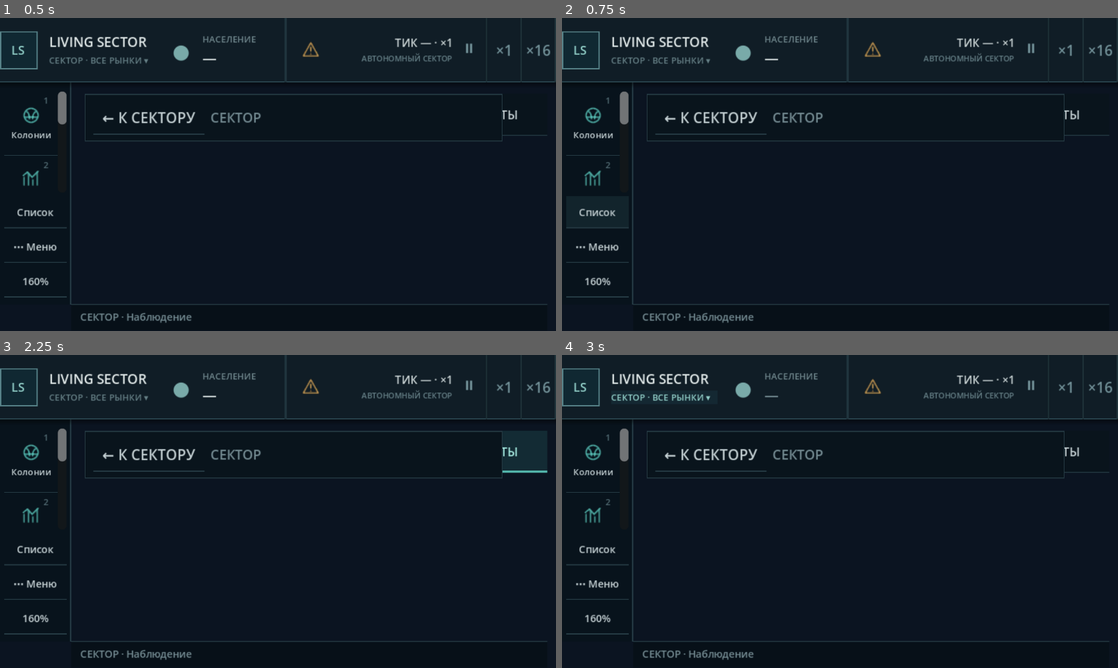
Above: before the commit, frames 1-4 (two rows, left to right).
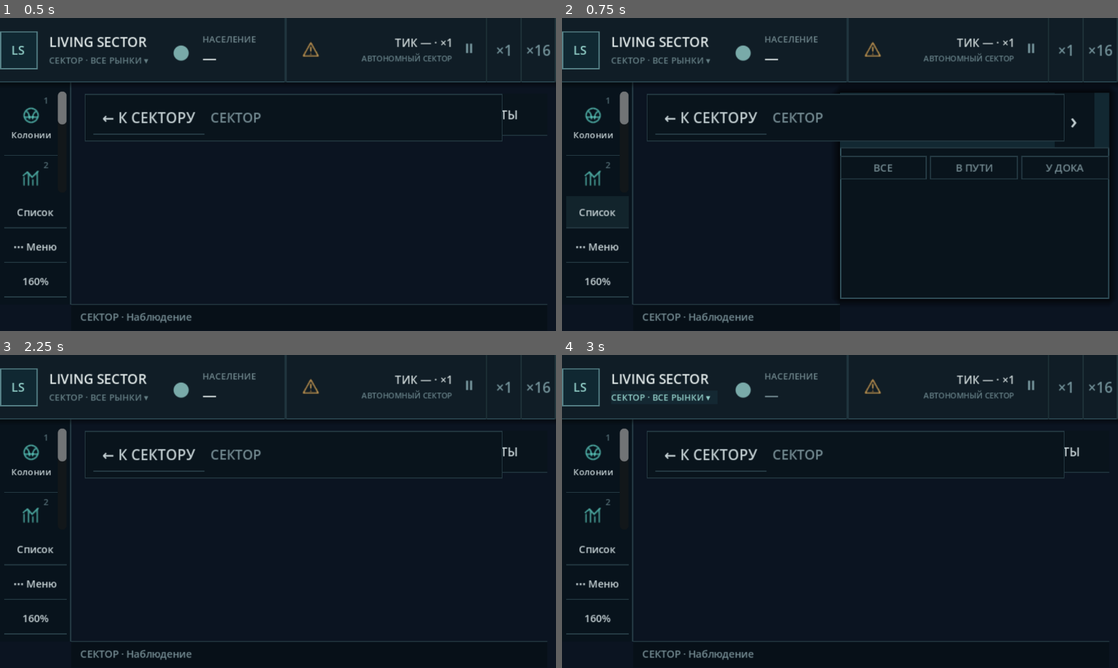
Above: after the commit, the same moments.

Repository: Mefits/Living-Sector
Game: Godot game, scene res://scenes/main.tscn
Same seed, same stepped clock (60 frames per second), same inputs: the game is played once before the commit and once after it.
Inputs (mouse positions are in pixels of both pictures, inside the frame that each line leads up to):
- Up to frame 1 (0.5 s): no input
- Up to frame 2 (0.75 s): click "Список" at 0.5 s
- Up to frame 3 (2.25 s): click (483, 452) at 1.25 s, where only the run before the commit has a clickable "‹ ОБЪЕКТЫ"; click (511, 458) at 2 s, where only the run after the commit has a clickable "›"
- Up to frame 4 (3 s): click "СЕКТОР · ВСЕ РЫНКИ ▾" at 2.75 s

Frame 1 is identical in both runs. In frame 2, 1.4% of the frame differs, in the area x 50-99%, y 29-92%; in frame 3, less than 0.1%; in frame 4, nothing differs.

Commit message:
feat(ui): make hidden narrow-screen outliner reopen as map overlay [skip ci]

Diff:
--- a/godot/scripts/view/ls_ui_layout.gd
+++ b/godot/scripts/view/ls_ui_layout.gd
@@ -10,7 +10,8 @@
 const GUTTER := 12.0
 
 static func calculate(viewport: Vector2, header_height: float,
-        window_open: bool, wants_outliner: bool) -> Dictionary:
+        window_open: bool, wants_outliner: bool,
+        force_outliner_overlay: bool = false) -> Dictionary:
     var vw: float = maxf(viewport.x, 1.0)
     var vh: float = maxf(viewport.y, 1.0)
     var top: float = maxf(HEADER_H, header_height)
@@ -22,10 +23,15 @@
     # Reserve a map area even when no management window is open.
     # Without this, the right sidebar consumes a scaled laptop viewport.
     var minimum_center: float = 485.0 if window_open else 420.0
+    # A manual reveal may temporarily overlay the map on very narrow
+    # displays; closing/reopening the sidebar must not trap the user.
+    var overlay: bool = (
+        force_outliner_overlay and wants_outliner and not window_open and
+        available - out_width < minimum_center)
     var show_outliner: bool = (
-        wants_outliner and available - out_width >= minimum_center)
+        wants_outliner and (overlay or available - out_width >= minimum_center))
     var reserved_right: float = (
-        out_width + GUTTER + 8.0 if show_outliner else GUTTER)
+        out_width + GUTTER + 8.0 if show_outliner and not overlay else GUTTER)
     var left: float = minf(vw - GUTTER, RAIL_W + GUTTER)
     var right: float = maxf(left, vw - reserved_right)
     var available_height: float = maxf(0.0, vh - top - FOOT_H)
@@ -38,6 +44,7 @@
         "viewport_width": vw, "viewport_height": vh, "top": top,
         "left": left, "right": right,
         "show_outliner": show_outliner, "out_width": out_width,
+        "outliner_overlay": overlay,
         "window_top": window_top,
         "window_bottom": window_bottom,
         "window_right": minf(right, left + window_width),
--- a/godot/scripts/view/strategy_ui.gd
+++ b/godot/scripts/view/strategy_ui.gd
@@ -113,6 +113,7 @@
 var _paused: bool = false
 var _speed: float = 1.0
 var _show_outliner: bool = true
+var _outliner_force_overlay: bool = false
 
 func _style(color: Color, border: Color = LINE, left: int = 1,
         top: int = 1, right: int = 1, bottom: int = 1) -> StyleBoxFlat:
@@ -892,7 +893,8 @@
     _effective_top_h = header_h
     var layout: Dictionary = LSLayout.calculate(
         Vector2(vw, vh), header_h,
-        _window != null and _window.visible, _show_outliner)
+        _window != null and _window.visible, _show_outliner,
+        _outliner_force_overlay)
     var left: float = float(layout["left"])
     var right: float = float(layout["right"])
     var out_w: float = float(layout["out_width"])
@@ -993,15 +995,20 @@
     _update_window()
 
 func _toggle_outliner() -> void:
-    # When a narrow viewport hides the list behind a management panel,
-    # clicking the reveal button closes that panel instead of toggling
-    # the logical preference into the wrong state.
-    if _show_outliner and _outliner != null and not _outliner.visible and (
-            _window != null and _window.visible):
-        _close_window()
+    # When auto-hidden by available width, reveal the list as a temporary
+    # right overlay. Do not flip the user's preference to "off".
+    if _show_outliner and _outliner != null and not _outliner.visible:
+        if _window != null and _window.visible:
+            _close_window()
+        _outliner_force_overlay = true
         _layout_window()
         return
-    _show_outliner = not _show_outliner
+    if _outliner != null and _outliner.visible:
+        _show_outliner = false
+        _outliner_force_overlay = false
+    else:
+        _show_outliner = true
+        _outliner_force_overlay = true
     _layout_window()
 
 func _close_window() -> void:
Not shown, changed: godot/ui_reference/figma_make_v1/STATUS.md
